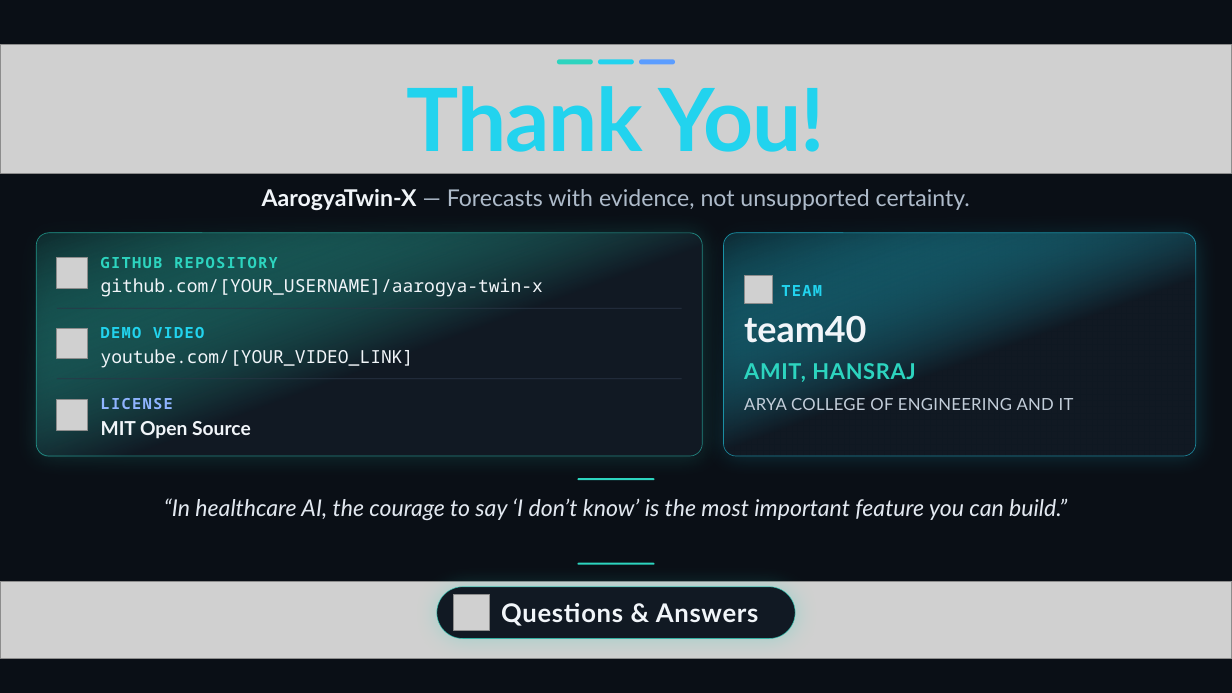
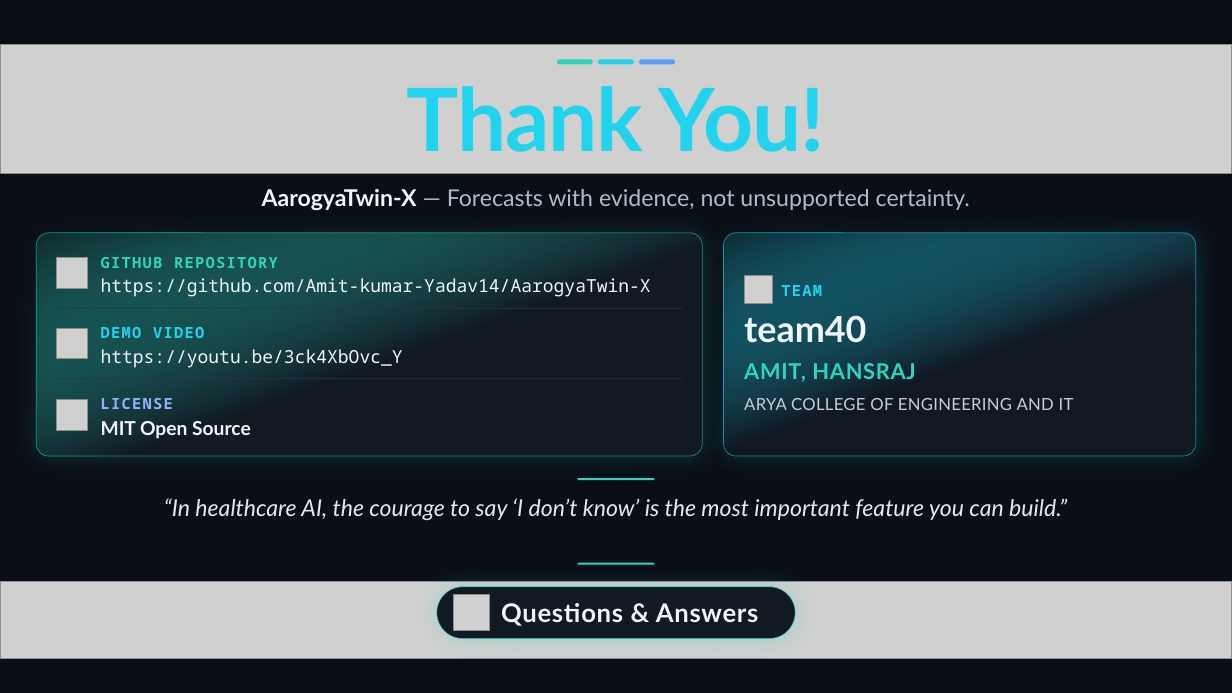
Before and after one commit to Amit-kumar-Yadav14/AarogyaTwin-X, a slide deck: slide 12 of docs/AarogyaTwin-X.pptx. Drawn at 1232x693 pixels with LibreOffice and Linux fonts; fonts in the diff are those of the drawing; grey boxes stand for pictures; background and template pictures are left out. Boxes give left, top, right and bottom in pixels: in the first picture for what was removed or moved away, otherwise in the second. Text is boxed around its words. In the diff, an @@ line names an element or a change of style, - is before the commit and + after.

Commit message:
feat: update presentation deck with latest edits and add official unlisted demo video link

```diff
--- a/docs/AarogyaTwin-X.pptx
+++ b/docs/AarogyaTwin-X.pptx
@@ text at box(101, 276, 651, 298): text changed @@
-github.com/[YOUR_USERNAME]/aarogya-twin-x
+https://github.com/Amit-kumar-Yadav14/AarogyaTwin-X
@@ text at box(101, 349, 403, 368): text changed @@
-youtube.com/[YOUR_VIDEO_LINK]
+https://youtu.be/3ck4XbOvc_Y
```
Also in this commit, not shown: 1 other slide changed, 1 other file.
